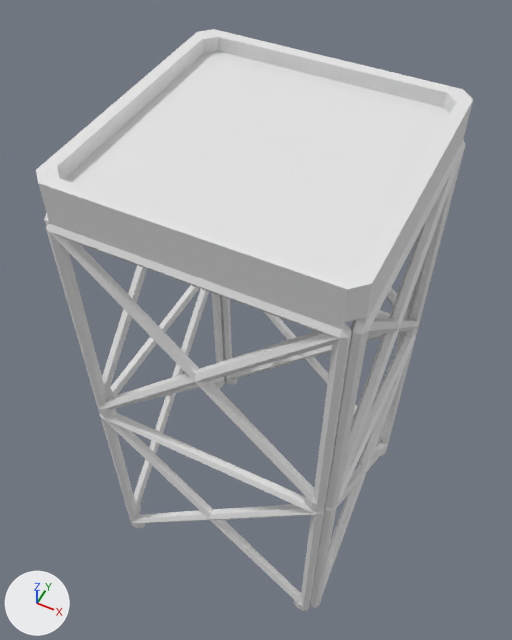
An edit to the FBX model E_prova1/E_prova1/Assets/Meshes/struttura.fbx, drawn before and after from the same camera.
Rendered twice from a 50 mm lens placed at (5.3, -10.06, 22.08), pointed at (-0.49, 1.53, 7.6). Arrows for +X, +Y and +Z are at lower left; the lights stay in place.

In view in the first picture: 'Struttura'.
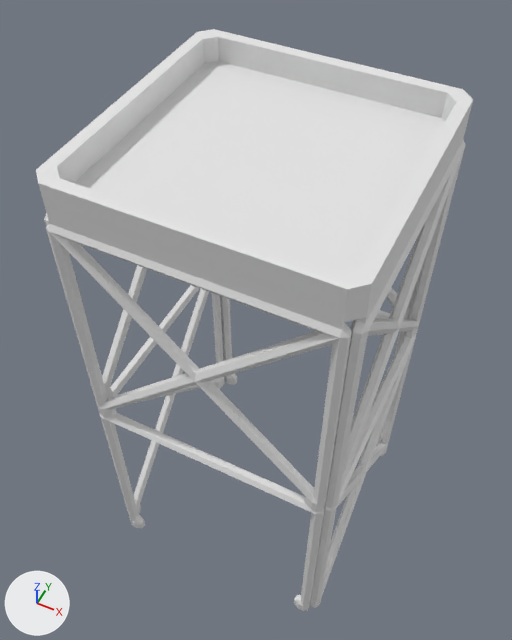
Changed parts and their boxes (x1, y1, x2, y2) in the pictures (512 x 640 px; the box of a moved part takes in the faces that stretch with it):
part 1 of me_cylinder, cut back: before (104, 419, 315, 604); after (135, 515, 301, 604)
part 2 of me_cylinder, cut back: before (230, 311, 399, 415); after (230, 373, 237, 379)
part 3 of me_cylinder, moved or reshaped: (57, 37, 456, 272) in both

The edits, one by one:
me_cylinder is used by ob_struttura; location (0.0, 0.0, 3.47).
Verts and faces of me_cylinder; kept vertices keep their numbers, new ones are numbered from 681.
Before the commit, vertices of me_cylinder: 655 (0.0, -2.04, 10.14), 669 (2.8, -2.04, 10.14), 670 (0.0, 4.1, 10.14) at pixel (325, 77), 671 (2.8, 4.1, 10.14) at pixel (443, 107), 672 (-2.8, -2.04, 10.14).
Before the commit, vertices of me_cylinder: 673 (-2.79, 4.1, 10.14) at pixel (218, 51), 674 (-3.07, 1.03, 10.14) at pixel (139, 110), 675 (-3.07, -1.77, 10.14), 676 (-3.07, 3.83, 10.14) at pixel (203, 53), 677 (3.08, 1.03, 10.14).
Before the commit, vertices of me_cylinder: 678 (3.08, -1.77, 10.14), 679 (3.08, 3.82, 10.14), 680 (0.0, 1.03, 10.14) at pixel (266, 147).
me_cylinder had 681 vertices, 1374 faces and spanned x -3.44..3.45, y -2.41..4.47, z -3.44..10.5.
me_cylinder now has 641 vertices, 1282 faces and spans x -3.44..3.45, y -2.41..4.47, z -3.44..10.5.
Part 1, on me_cylinder:
20 vertices are removed from x -2.93..2.93, y -2.41..-2.1, z -0.35..2.77.
52 faces are deleted.
6 new faces join them.
Part 2, on me_cylinder:
20 vertices are removed from x -2.93..2.93, y 4.16..4.47, z -0.35..2.77.
52 faces are deleted.
6 new faces join them.
Part 3, on me_cylinder:
Vertices 655, 669 to 680 move by (0.0, 0.0, -0.26).
